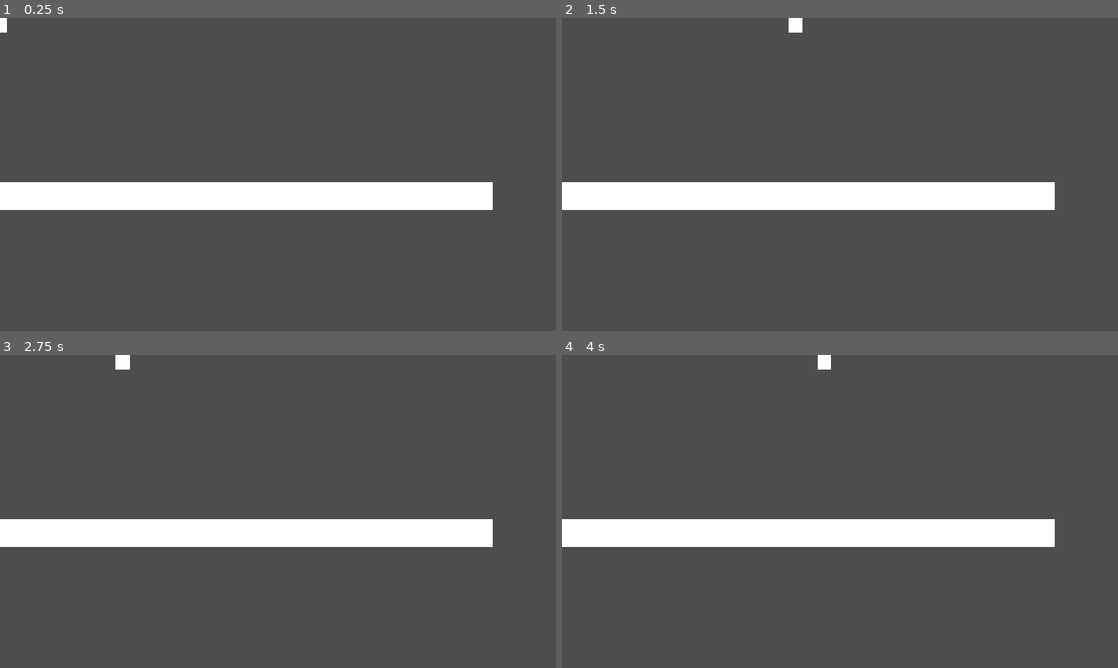
Above: before the commit, frames 1-4 (two rows, left to right).
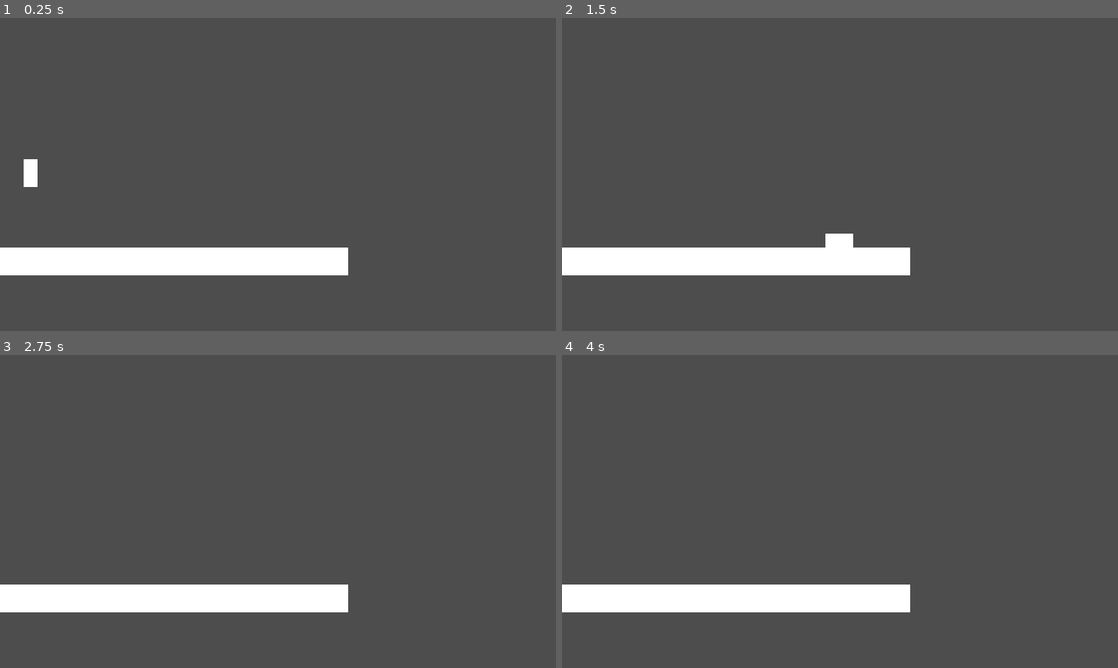
Above: after the commit, the same moments.

Repository: autonomouscrow/color-game
Game: Godot game, scene res://Scenes/test.tscn
Same seed, same stepped clock (60 frames per second), same inputs: the game is played once before the commit and once after it.
Inputs:
- Up to frame 1 (0.25 s): no input
- Up to frame 2 (1.5 s): hold C (dash) 0.53-1.28 s; hold Right (move_right) from 0.53 s (still down); tap Z (jump, bound only after the commit) at 0.77, 1.07 s; tap D (slide, bound only after the commit) at 0.8, 1.35 s
- Up to frame 3 (2.75 s): tap Z (jump, bound only after the commit) at 1.52, 1.55, 1.82, 2.1 s; release Right (move_right) at 2.03 s; hold Left (move_left) from 2.03 s (still down); hold C (dash) from 2.03 s (still down)
- Up to frame 4 (4 s): release Left (move_left) at 2.78 s; release C (dash) at 2.78 s; hold Right (move_right) from 2.78 s (still down); tap C (dash) at 2.85 s; tap Z (jump, bound only after the commit) at 3.02, 3.32, 3.77, 3.8 s; tap D (slide, bound only after the commit) at 3.05, 3.6 s

The runs differ from the first frame. In frame 1, 14% of the frame differs, in the area x 0-89%, y 0-83%; in frame 2, 14%; in frame 3, 14%; in frame 4, 14%.

Commit message:
jump!

Diff:
--- /dev/null
+++ b/Scenes/HUD.tscn
@@ -0,0 +1,9 @@
+[gd_scene format=3 uid="uid://b7xkvd58w1xgu"]
+
+[node name="Hud" type="Control" unique_id=1967454566]
+layout_mode = 3
+anchors_preset = 15
+anchor_right = 1.0
+anchor_bottom = 1.0
+grow_horizontal = 2
+grow_vertical = 2
--- a/Scenes/Hue.tscn
+++ b/Scenes/Hue.tscn
@@ -18,4 +18,3 @@
 offset_top = -32.0
 offset_right = 16.0
 offset_bottom = 32.0
-color = Color(1, 1, 1, 1)
--- a/Scenes/test.tscn
+++ b/Scenes/test.tscn
@@ -2,14 +2,22 @@
 
 [ext_resource type="PackedScene" uid="uid://hhdk7g45lsgg" path="res://Scenes/Hue.tscn" id="1_lc1oi"]
 
+[sub_resource type="RectangleShape2D" id="RectangleShape2D_floor"]
+size = Vector2(1302, 64)
+
 [node name="Test" type="Node2D" unique_id=2087328106]
 
-[node name="Sprite2D" type="Sprite2D" parent="." unique_id=282767845]
-
 [node name="Hue" parent="." unique_id=689116480 instance=ExtResource("1_lc1oi")]
+position = Vector2(71, 297)
 
 [node name="Color" type="ColorRect" parent="." unique_id=8194329]
-offset_left = -53.0
-offset_top = 378.0
-offset_right = 1135.0
-offset_bottom = 442.0
+offset_left = -500.0
+offset_top = 528.0
+offset_right = 802.0
+offset_bottom = 592.0
+
+[node name="Floor" type="StaticBody2D" parent="Color" unique_id=1450227316]
+
+[node name="Hitbox" type="CollisionShape2D" parent="Color/Floor" unique_id=1450227317]
+position = Vector2(651, 32)
+shape = SubResource("RectangleShape2D_floor")
--- a/Scripts/Hue.gd
+++ b/Scripts/Hue.gd
@@ -4,16 +4,81 @@
 @export var dash_speed := 600.0
 @export var dash_slowdown_time := 0.2
 @export var dash_turn_time := 0.3
+@export var slide_friction := 200.0
+@export var slide_min_speed := 450.0
+@export var slide_squish_time := 0.1
+@export var slide_stop_time := 0.1
+@export var gravity := 1800.0
+@export var max_fall_speed := 1000.0
+@export var jump_velocity := 800.0
+## Upward speed is multiplied by this when Z is released early, for shorter hops
+@export var jump_release_cut := 0.5
+## Seconds after walking off a ledge that Z still jumps
+@export var coyote_time := 0.1
+## Seconds before landing that a Z press is remembered and jumps on touchdown
+@export var jump_buffer_time := 0.1
+
+@onready var hitbox: CollisionShape2D = $Hitbox
+@onready var color_rect: ColorRect = $Color
 
 var dashing := false
+var dash_locked := false
 var dash_direction := 1.0
+var sliding := false
+var slide_direction := 1.0
+var slide_stopping := false
+var slide_stop_rate := 0.0
+var squish := 0.0
+var coyote_timer := 0.0
+var jump_buffer_timer := 0.0
+var hitbox_shape: RectangleShape2D
+var stand_size: Vector2
+
+func _ready() -> void:
+	# Own copy of the shape so resizing it doesn't affect other Hue instances
+	hitbox_shape = hitbox.shape.duplicate()
+	hitbox.shape = hitbox_shape
+	stand_size = hitbox_shape.size
 
 func _physics_process(delta: float) -> void:
 	var direction := signf(Input.get_axis("move_left", "move_right"))
 	var dash_held := Input.is_action_pressed("dash")
+	if not dash_held:
+		dash_locked = false
+
+	if is_on_floor():
+		coyote_timer = coyote_time
+	else:
+		coyote_timer -= delta
+		velocity.y = minf(velocity.y + gravity * delta, max_fall_speed)
+	if Input.is_action_just_pressed("jump"):
+		jump_buffer_timer = jump_buffer_time
+	else:
+		jump_buffer_timer -= delta
+	# A buffered press jumps as soon as Hue is on the floor, or just walked off it
+	if jump_buffer_timer > 0 and coyote_timer > 0 and not sliding:
+		velocity.y = -jump_velocity
+		jump_buffer_timer = 0
+		coyote_timer = 0
+	# Letting go of Z while still rising cuts the jump short
+	if Input.is_action_just_released("jump") and velocity.y < 0:
+		velocity.y *= jump_release_cut
+
+	if Input.is_action_just_pressed("slide") and not sliding and is_on_floor() and absf(velocity.x) >= speed:
+		sliding = true
+		slide_stopping = false
+		slide_direction = signf(velocity.x)
+		# Slides start at least at slide_min_speed; faster slides keep their speed
+		if absf(velocity.x) < slide_min_speed:
+			velocity.x = slide_direction * slide_min_speed
+		dashing = false
+	if sliding:
+		_slide(direction, delta)
+		move_and_slide()
+		return
 
 	# Start a dash, or snap back to full dash speed if C is pressed again mid-slowdown
-	if dash_held and direction != 0 and not dashing:
+	if dash_held and direction != 0 and not dashing and not dash_locked:
 		dashing = true
 		dash_direction = direction
 		velocity.x = dash_direction * dash_speed
@@ -38,3 +103,30 @@
 	else:
 		velocity.x = direction * speed
 	move_and_slide()
+
+func _slide(direction: float, delta: float) -> void:
+	# Letting go of the arrows or running out of speed ends the slide: stop over slide_stop_time and unsquish
+	if (direction == 0 or velocity.x == 0) and not slide_stopping:
+		slide_stopping = true
+		slide_stop_rate = absf(velocity.x) / slide_stop_time
+	if slide_stopping:
+		velocity.x = move_toward(velocity.x, 0, slide_stop_rate * delta)
+		squish = move_toward(squish, 0, delta / slide_squish_time)
+		if velocity.x == 0 and squish == 0:
+			sliding = false
+			# C held through the slide doesn't dash on getting up; it has to be pressed again
+			dash_locked = Input.is_action_pressed("dash")
+	else:
+		velocity.x = move_toward(velocity.x, 0, slide_friction * delta)
+		squish = move_toward(squish, 1, delta / slide_squish_time)
+	_apply_squish()
+
+func _apply_squish() -> void:
+	var size := stand_size.lerp(Vector2(stand_size.x * 2, stand_size.y / 2), squish)
+	hitbox_shape.size = size
+	# Keep the bottom edge in place so Hue squishes down instead of shrinking toward its center
+	hitbox.position.y = (stand_size.y - size.y) / 2
+	# Keep the back edge in place so Hue only stretches forward, and pulls the front back when getting up
+	hitbox.position.x = slide_direction * (size.x - stand_size.x) / 2
+	color_rect.size = size
+	color_rect.position = hitbox.position - size / 2
--- a/project.godot
+++ b/project.godot
@@ -39,6 +39,16 @@
 "events": [Object(InputEventKey,"resource_local_to_scene":false,"resource_name":"","device":-1,"window_id":0,"alt_press …(190 unchanged characters)…
 ]
 }
+slide={
+"deadzone": 0.2,
+"events": [Object(InputEventKey,"resource_local_to_scene":false,"resource_name":"","device":-1,"window_id":0,"alt_pressed":false,"shift_pressed":false,"ctrl_pressed":false,"meta_pressed":false,"pressed":false,"keycode":0,"physical_keycode":68,"key_label":0,"unicode":0,"location":0,"echo":false,"script":null)
+]
+}
+jump={
+"deadzone": 0.2,
+"events": [Object(InputEventKey,"resource_local_to_scene":false,"resource_name":"","device":-1,"window_id":0,"alt_pressed":false,"shift_pressed":false,"ctrl_pressed":false,"meta_pressed":false,"pressed":false,"keycode":0,"physical_keycode":90,"key_label":0,"unicode":0,"location":0,"echo":false,"script":null)
+]
+}
 
 [physics]
 
